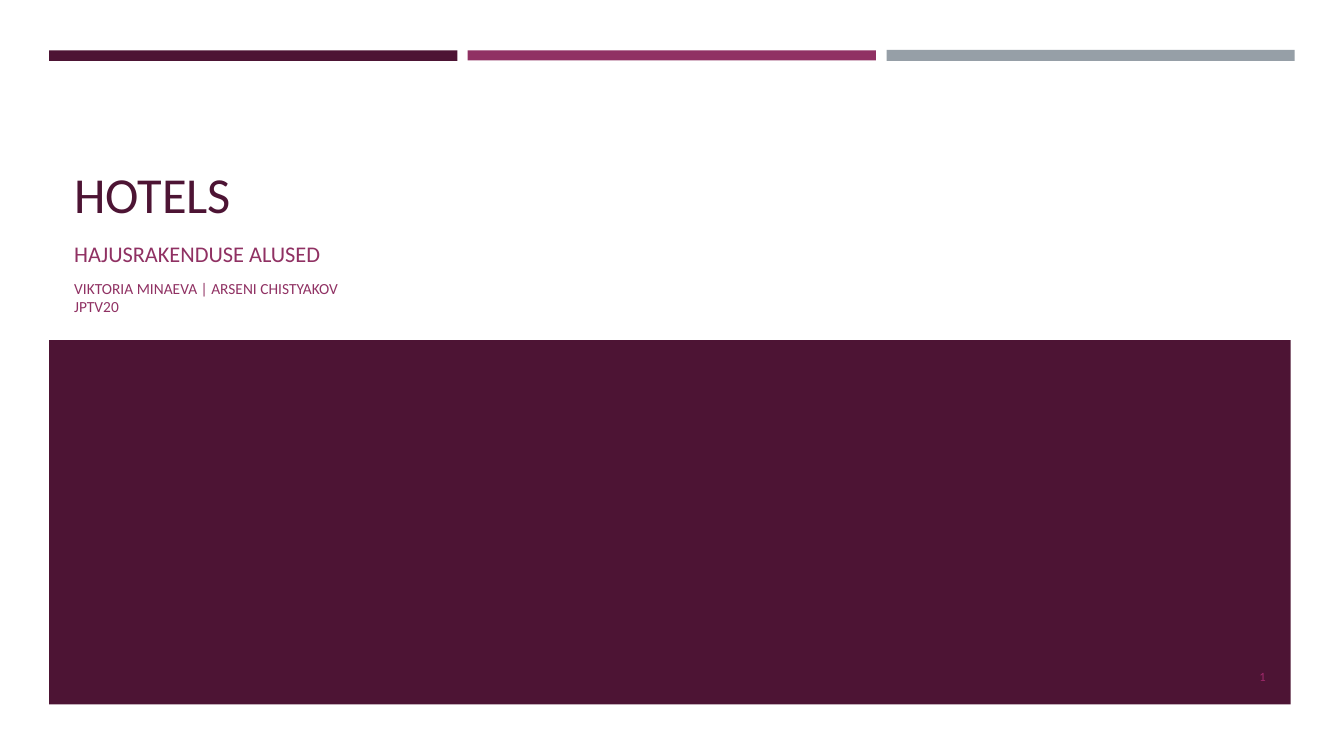
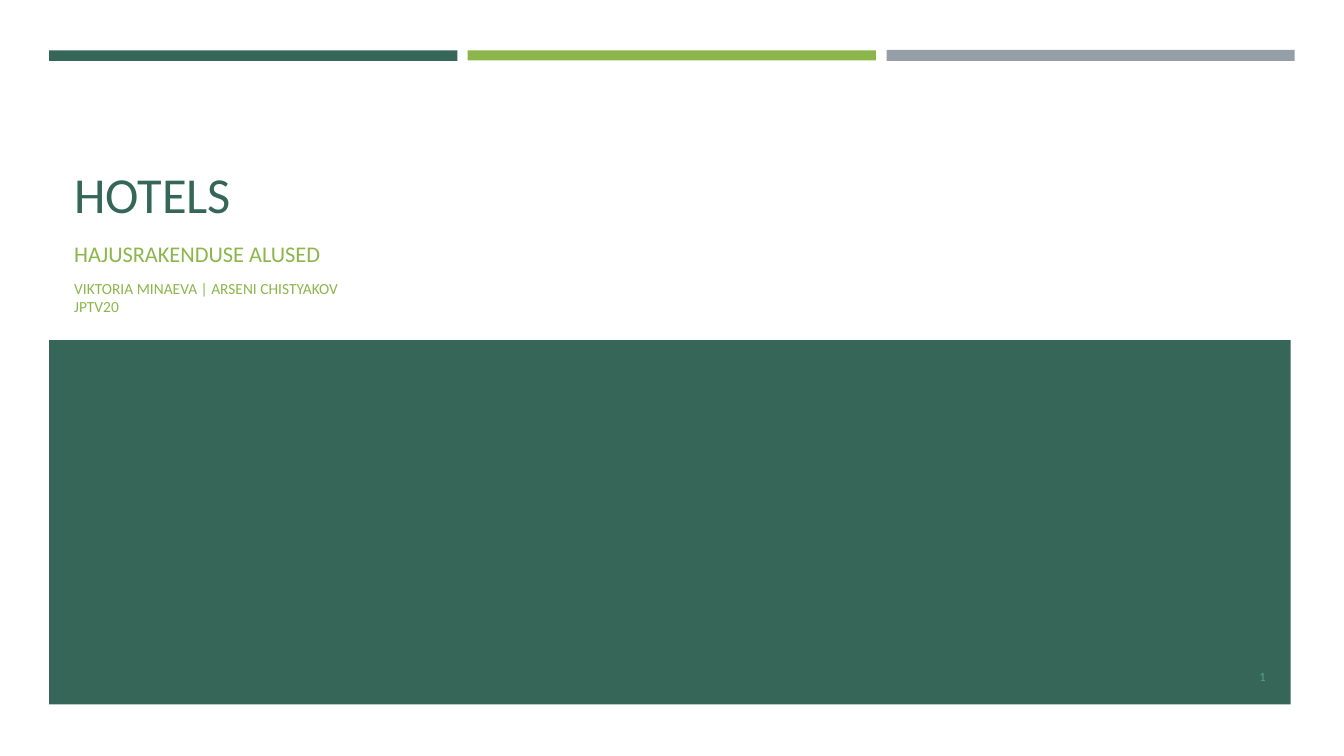
Before and after one commit to von1001/Hotels_NJS, a slide deck: slide 1 of Hotels.pptx. Drawn at 1344x756 pixels with LibreOffice and Linux fonts; fonts in the diff are those of the drawing. Boxes give left, top, right and bottom in pixels: in the first picture for what was removed or moved away, otherwise in the second. Text is boxed around its words. In the diff, an @@ line names an element or a change of style, - is before the commit and + after.

```diff
--- a/Hotels.pptx
+++ b/Hotels.pptx
@@ rectangle at (x1=49, y1=50, x2=458, y2=60): fill #4D1434 to #366658 @@
@@ rectangle at (x1=468, y1=50, x2=876, y2=60): fill #903163 to #8CB64A @@
@@ title "HOTELS" at (x1=74, y1=180, x2=231, y2=214): text colour #4D1434 to #366658 @@
@@ subtitle "HAJUSRAKENDUSE ALUSED" at (x1=74, y1=247, x2=338, y2=312): text colour #903163 to #8CB64A @@
@@ rectangle at (x1=49, y1=340, x2=1292, y2=704): fill #4D1434 to #366658 @@
@@ page number at (x1=1259, y1=673, x2=1265, y2=681): text colour #9F296B to #55A08A @@
```
Also in this commit, not shown: 10 other slides changed, 1 slide added, 15 other files.
